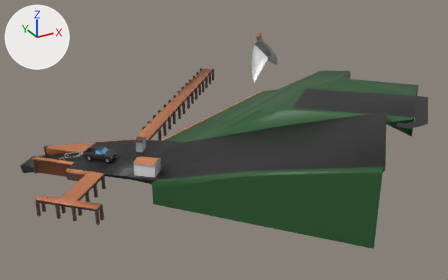
The glTF model public/assets/intboatramp.glb: old version first, new version second.
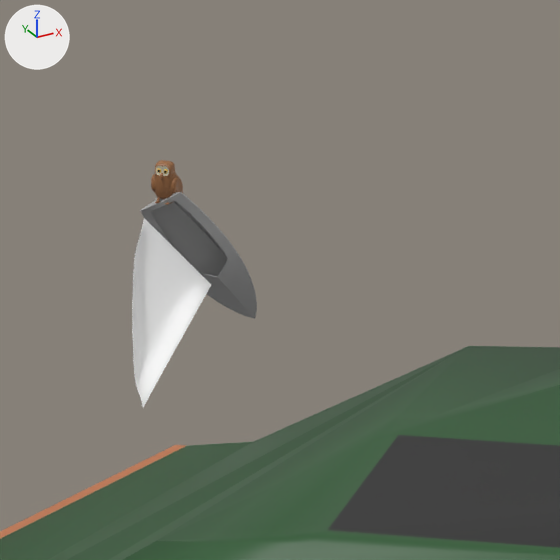
Old and new are each drawn whole from a 50 mm camera at (-1.892, 0.054, 0.237) aimed at (-1.63, 0.531, -0.001) and again close up on the part from 50% to 76% of the width and 0% to 41% of the height. The axes (+X, +Y, +Z) are drawn at upper left. The lights are the same throughout. Where no turn or scale is listed for an object, it has been applied to the vertices. Vertices at the same position are counted once.

Before the edit, the objects in view are built like this:
```python
me_circle_024 = bpy.data.meshes.new('Circle.024')
me_circle_024.from_pydata(...)  # 13293 vertices, 26624 faces; spans x -0.076..0.32, y -0.213..0.243, z -0.036..0.054
me_circle_024.materials.append(mat_colors)  # white #ffffff
me_circle_024.materials.append(mat_material_271)  # black #363636
me_circle_024.materials.append(mat_material_269)  # black #252525
me_circle_024.materials.append(mat_material_270)  # blue #60b1e7
me_circle_024.materials.append(mat_material_268)  # black #141414
me_circle_024.materials.append(mat_material_250)  # white #ffffff
me_circle_024.materials.append(mat_material_276)  # grey #a7a7a7
me_circle_024.materials.append(mat_material_261)  # black #1f1f1f
me_circle_024.materials.append(mat_material_262)  # orange #c5794f
me_circle_024.materials.append(mat_material_263)  # orange #b6510d
me_circle_024.materials.append(mat_material_264)  # brown #5c4033
me_circle_024.materials.append(mat_material_265)  # white #e7e7e7
me_circle_024.materials.append(mat_material_266)  # grey #aeb6b4
me_circle_024.materials.append(mat_material_267)  # black #1f1f1f
me_circle_024.materials.append(mat_darkgreen_004)  # dark green #2a592f
me_circle_024.materials.append(mat_material_272)  # brown #996840
me_circle_024.materials.append(mat_material_273)  # light grey #c9c4ad
me_circle_024.materials.append(mat_material_274)  # black #040404
me_circle_024.materials.append(mat_material_275)  # yellow #d9ae3c
ob_wheel_front_left = bpy.data.objects.new('Wheel_Front_Left', me_circle_024)
ob_wheel_front_left.location = (-1.7437, 0.5221, 0.0121)
```
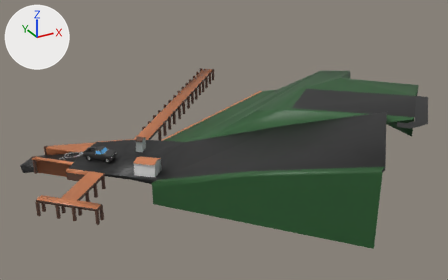
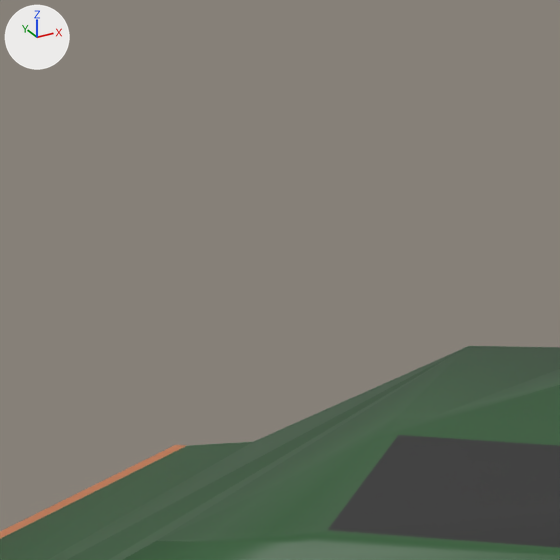
The change, as a list of edits to the scene's bpy script:
```text
Change me_circle_024:
    used by ob_wheel_front_left; location = (-1.7437, 0.5221, 0.0121)
    remove me_circle_024.from_pydata(...)  # 13293 vertices, 26624 faces; spans x -0.076..0.32, y -0.213..0.243, z -0.036..0.054
    add me_circle_024.from_pydata(...)  # 4820 vertices, 9580 faces; spans x -0.076..0.273, y -0.213..0.19, z -0.02..0.054
    me_circle_024 part 1: 9 loose pieces with 8473 vertices, spanning x 0.263..0.32, y 0.198..0.243, z -0.036..0.02, are deleted
    remove me_circle_024.materials.append(mat_material_250)  # white #ffffff
    remove me_circle_024.materials.append(mat_material_276)  # grey #a7a7a7
    remove me_circle_024.materials.append(mat_material_272)  # brown #996840
    remove me_circle_024.materials.append(mat_material_273)  # light grey #c9c4ad
    remove me_circle_024.materials.append(mat_material_274)  # black #040404
    remove me_circle_024.materials.append(mat_material_275)  # yellow #d9ae3c
```

What differs and where, as boxes [x1, y1, x2, y2] in the close-ups (560 x 560 px):
'Wheel_Front_Left', reshaped: before [0, 160, 560, 560]; after [0, 346, 560, 560]
part 1 of me_circle_024, deleted: before [132, 160, 257, 407]
